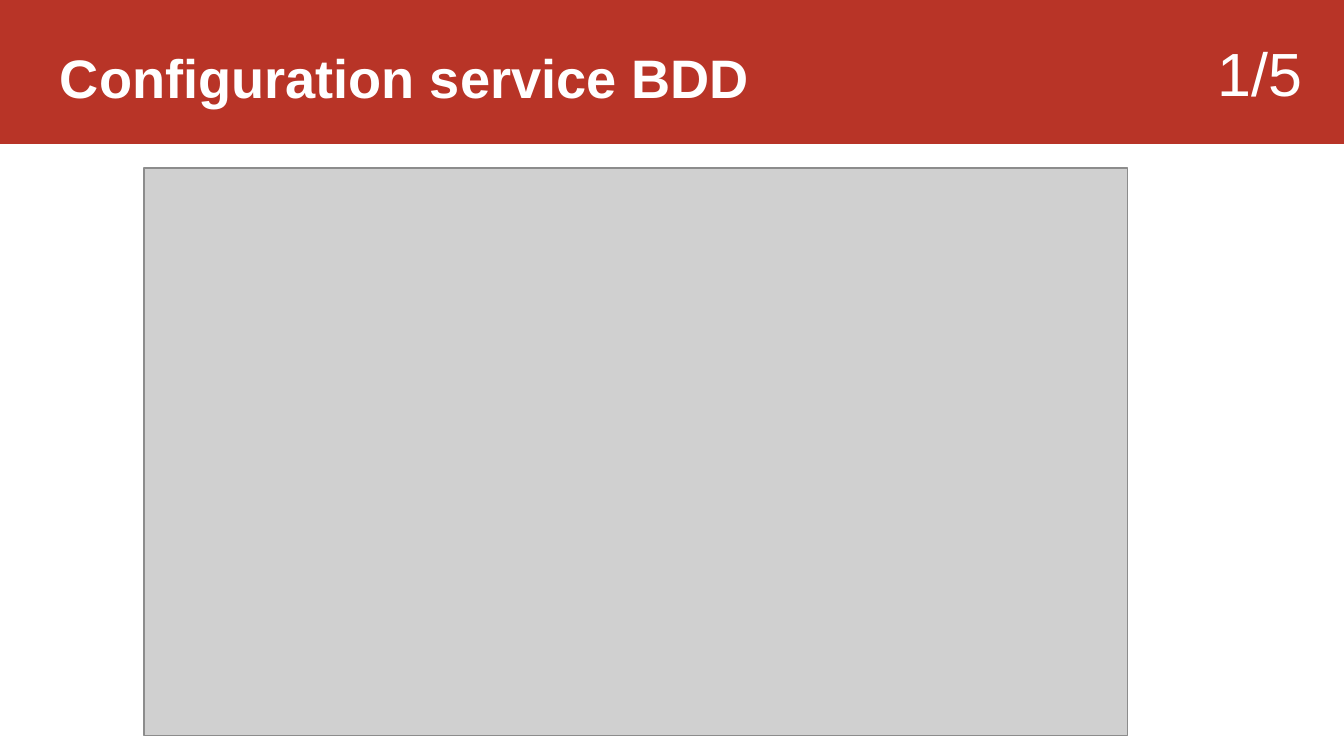
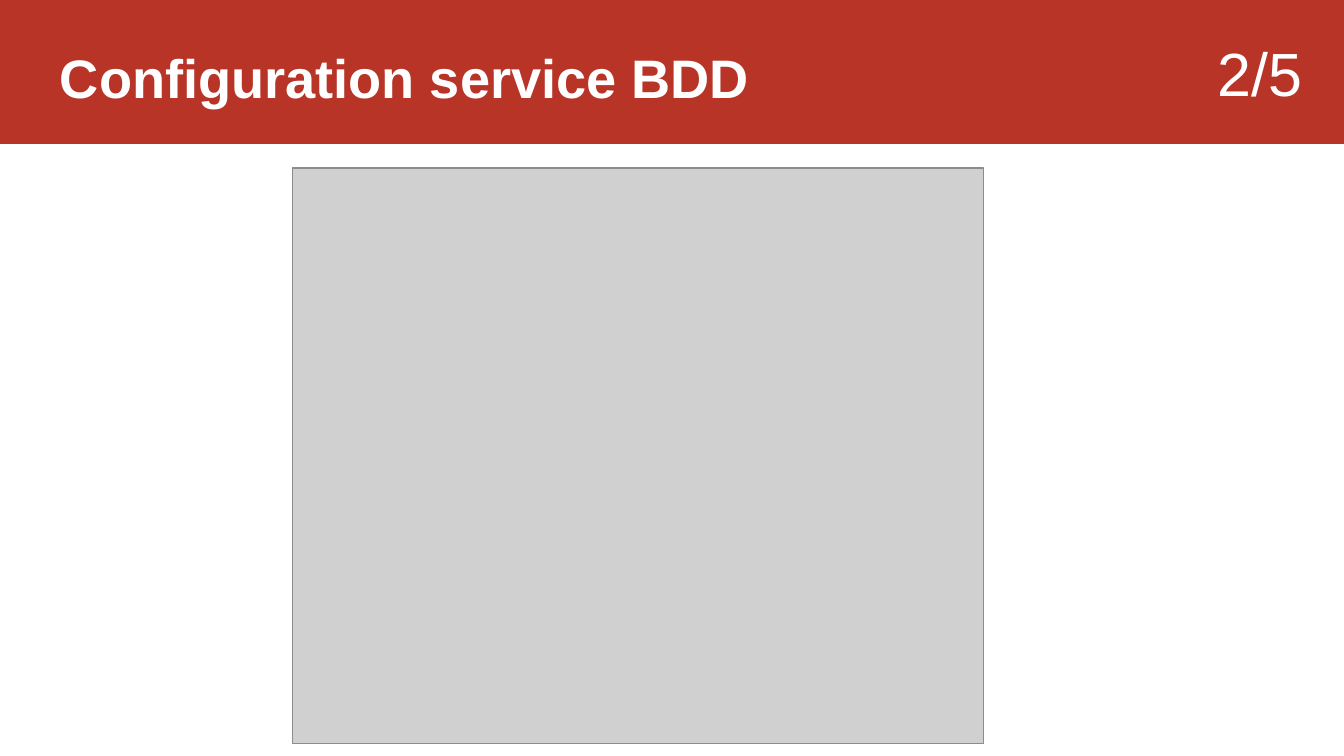
Before and after one commit to Sauvage89/sechoir-houblon, a slide deck: slide 19 of doc/diaporama/revue4/02-revue_sauvage.odp (slide 10 before the commit). Drawn at 1344x756 pixels with LibreOffice and Linux fonts; fonts in the diff are those of the drawing; grey boxes stand for pictures. Boxes give left, top, right and bottom in pixels: in the first picture for what was removed or moved away, otherwise in the second. Text is boxed around its words. In the diff, an @@ line names an element or a change of style, - is before the commit and + after.

```diff
--- a/doc/diaporama/revue4/02-revue_sauvage.odp
+++ b/doc/diaporama/revue4/02-revue_sauvage.odp
@@ text at <box>1217,52,1302,97</box>: text changed @@
-1/5
+2/5
@@ picture: place and size @@
-picture at <box>144,168,1128,735</box>
+picture at <box>293,168,984,744</box>
```
Also in this commit, not shown: 22 other slides changed, 4 slides added, 4 other files.
